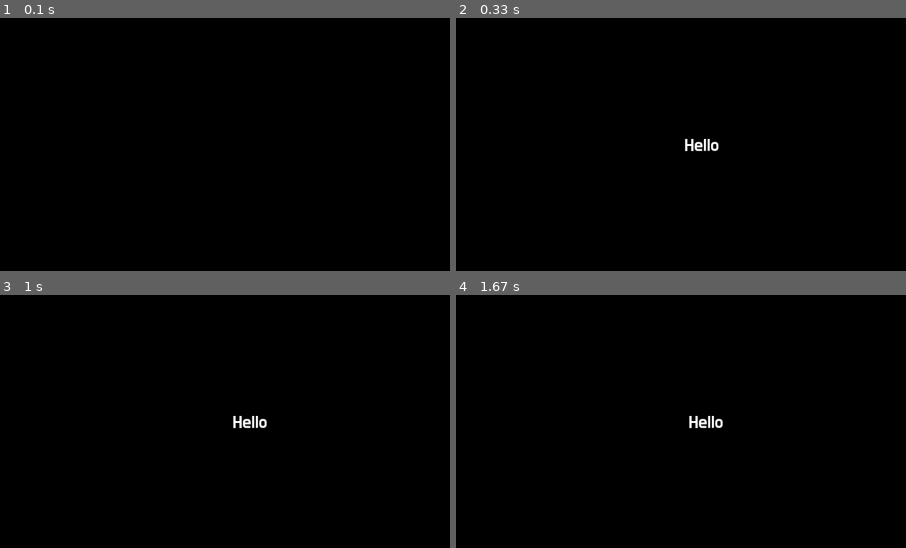
Above: before the commit, frames 1-4 (two rows, left to right).
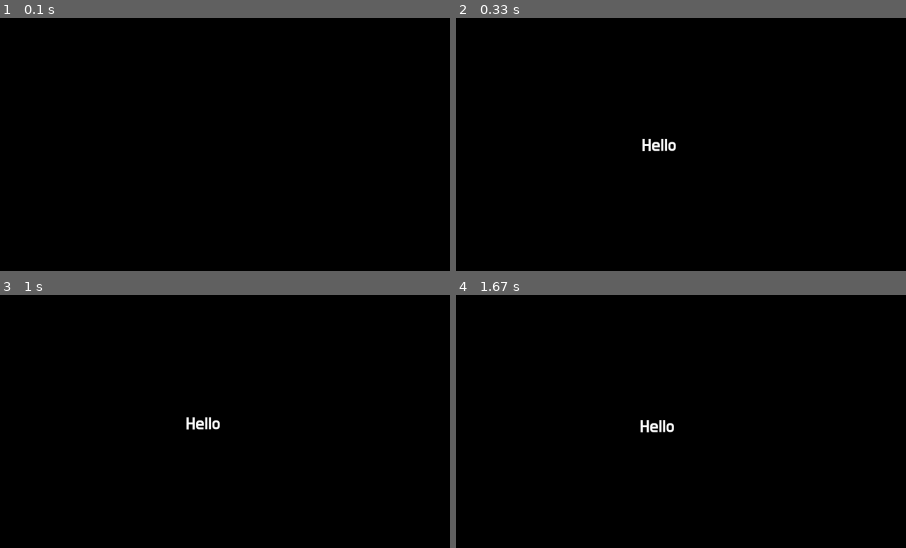
Above: after the commit, the same moments.

Repository: Dano-Sato/REMO-Engine-with-100-Examples-Pygame-
Game: pygame game, started from 10-motion.py
Same seed, same stepped clock (60 frames per second), same inputs: the game is played once before the commit and once after it.
Inputs:
- Up to frame 1 (0.1 s): no input
- Up to frame 2 (0.33 s): no input
- Up to frame 3 (1 s): no input
- Up to frame 4 (1.67 s): no input
The pictures show only the part of the screen within x 27-77%, y 25-75%; the shares and areas given below are measured in that part.

Frame 1 is identical in both runs. In frame 2, 0.5% of the frame differs, in the area x 41-59%, y 47-53%; in frame 3, 0.5%; in frame 4, 0.5%, in the area x 40-60%, y 47-55%.

Commit message:
RMotion shake

Diff:
--- a/10-motion.py
+++ b/10-motion.py
@@ -10,15 +10,41 @@
     __motionPipeline = []
 
     @classmethod
-    def move(cls,obj:graphicObj,delta,*,frameDuration = 1000/60,callback = lambda:None):
+    def move(cls,obj:graphicObj,delta,*,frameDuration = 1000/60,callback = lambda:None,smoothness=8):
+        '''
+        지정한 오브젝트를 주어진 변위 `delta`만큼 이동시키는 함수입니다.\n
+        obj: 이동할 그래픽 오브젝트\n
+        delta: 이동 변위 (RPoint)\n
+        frameDuration: 한 프레임당 지속 시간 (기본값: 1000/60 밀리초)\n
+        callback: 이동이 끝났을 때 호출할 함수 (기본값: 빈 함수)\n
+        smoothness: 이동의 부드러움을 조절하는 값 (기본값: 8, 값이 클수록 이동이 부드럽고 느려짐)\n
+        '''
         p = RPoint(0,0)
         inst = []
         while p!=delta:
             temp = p
-            p = p.moveTo(delta)
+            p = p.moveTo(delta,smoothness=smoothness)
             inst.append(p-temp)
 
         cls.__motionPipeline.append({"obj":obj,"inst":inst,"timer":RTimer(frameDuration),"callback":callback})
+
+    @classmethod
+    def shake(cls,obj:graphicObj,intensity=RPoint(0,5),count=30,*,frameDuration = 1000/60,callback = lambda:None):
+        '''
+        지정한 오브젝트를 `intensity` 값에 따라 랜덤하게 흔드는 함수입니다.\n
+        obj: 흔들릴 그래픽 오브젝트\n
+        intensity: 흔들림의 x,y축 강도를 나타내는 값 (RPoint, 기본값: RPoint(0, 5))\n
+        count: 흔드는 횟수 (기본값: 30)\n
+        frameDuration: 한 프레임당 지속 시간 (기본값: 1000/60 밀리초)\n
+        callback: 흔들림이 끝났을 때 호출할 함수 (기본값: 빈 함수)\n
+        '''
+        inst = []
+        for _ in range(count):
+            delta = RPoint(random.randint(-intensity.x,intensity.x),random.randint(-intensity.y,intensity.y))
+            inst.extend([delta,-delta])
+        cls.__motionPipeline.append({"obj":obj,"inst":inst,"timer":RTimer(frameDuration),"callback":callback})
+        None
+
 
     @classmethod
     def _motionUpdate(cls):
@@ -43,10 +69,13 @@
     None
 
 class mainScene(Scene):
+    d = 300
     def initOnce(self):
         self.t = textObj("Hello",size=30)
         self.t.center = Rs.screen.get_rect().center
-        RMotion.move(self.t,RPoint(100,0))
+        #RMotion.move(self.t,RPoint(mainScene.d,0))
+        #RMotion.jump(self.t,RPoint(0,-500),smoothness=5)
+        RMotion.shake(self.t,intensity=RPoint(10,10),count=30,frameDuration=1000/30)
         self.switch = True
         return
     def init(self):
@@ -56,9 +85,9 @@
         if Rs.userJustLeftClicked():
             self.switch = not self.switch
             if self.switch:
-                RMotion.move(self.t,RPoint(0,100),callback=lambda:setattr(self.t,'color',Cs.red))
+                RMotion.move(self.t,RPoint(0,mainScene.d),callback=lambda:setattr(self.t,'color',Cs.red))
             else:
-                RMotion.move(self.t,RPoint(0,-100),callback=lambda:setattr(self.t,'color',Cs.blue))
+                RMotion.move(self.t,RPoint(0,-mainScene.d),callback=lambda:setattr(self.t,'color',Cs.blue))
         return
     def draw(self):
         self.t.draw()
--- a/REMOLib/core_utils.py
+++ b/REMOLib/core_utils.py
@@ -49,6 +49,11 @@
         if type(p2) != RPoint:
             p2 = RPoint(p2)
         return RPoint(p2.x - self.x, p2.y - self.y)
+
+    ##음수 연산자
+    def __neg__(self):
+        return RPoint(-self.x, -self.y)
+
     def __mul__(self,m):
         return RPoint(int(self.x*m),int(self.y*m))
     def __rmul__(self,m):
@@ -77,10 +82,15 @@
     def distance(self,p2) -> float:
         return math.dist(self.toTuple(),p2.toTuple())
     ## 포인트 p2로 speed값만큼 이동한 결과를 반환한다.
-    def moveTo(self,p2,speed=None):
+    def moveTo(self,p2,speed=None,*,smoothness=5):
+        '''
+        p2로 이동하는 함수\n
+        speed : 이동속도\n
+        smoothness : 이동의 매끄러움을 조절하는 값으로, 거리가 멀면 더 빠르게, 가까우면 더 느리게 이동하는 효과를 줍니다. 더 큰 값일수록 속도가 부드럽게 증가합니다.\n
+        '''
         d = self.distance(p2)
-        if speed==None: #스피드를 정하지 않을경우, 자연스러운 속도로 정해진다
-            speed=max(d/5,2)
+        if speed==None: #스피드를 정하지 않을경우, 거리에 비례하는 속도로 정해진다
+            speed=max(d/smoothness,2)
         if d <= speed:
             return p2 ##도달
         else:
